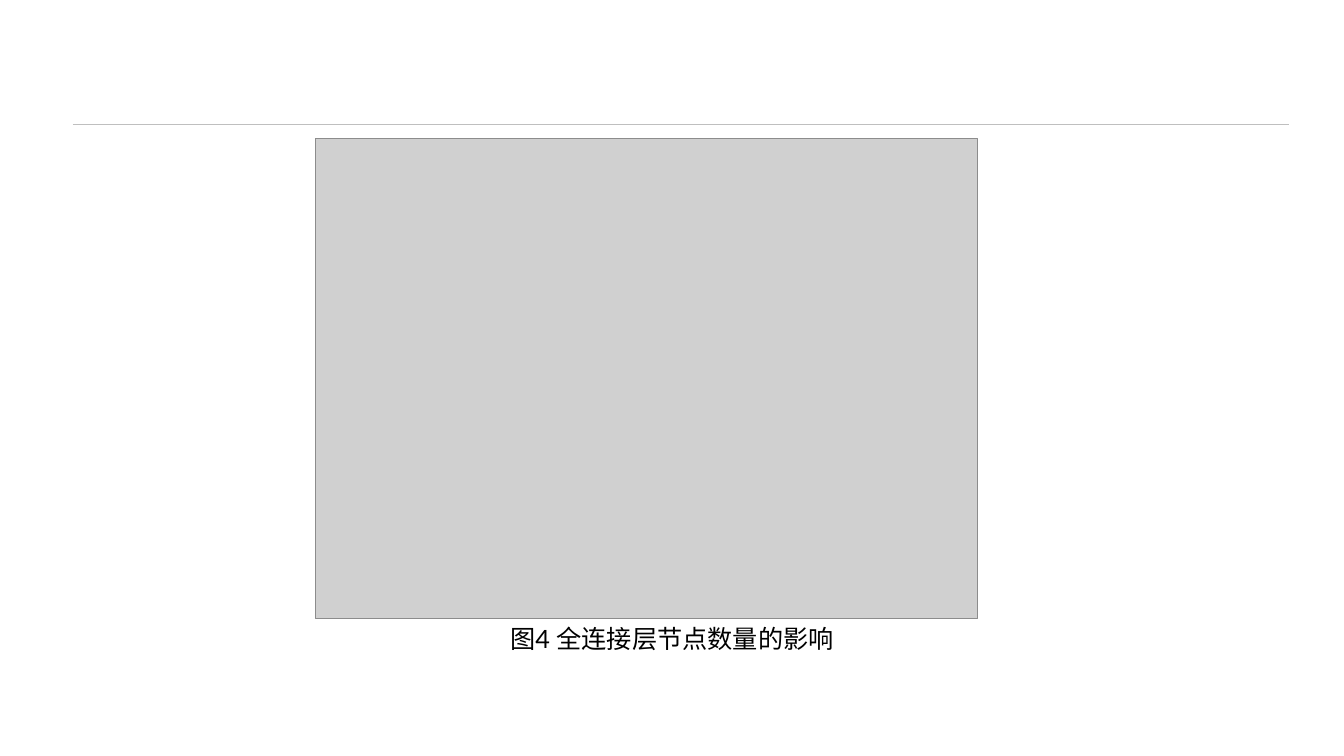
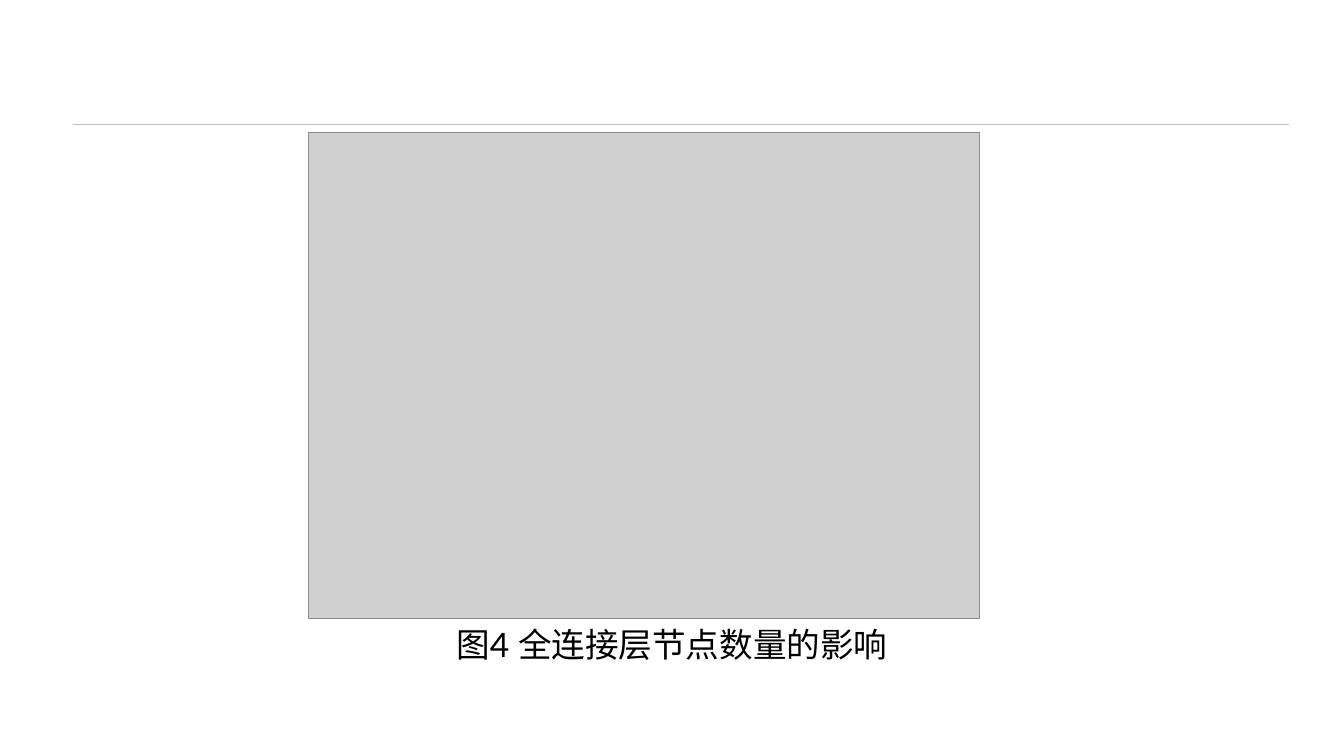
Before and after one commit to KiyoshiMu/Survival-Analysis-by-Breast-Cancer-Slides, a slide deck: slide 11 of data/pre.pptx (slide 9 before the commit). Drawn at 1344x756 pixels with LibreOffice and Linux fonts; fonts in the diff are those of the drawing; grey boxes stand for pictures; background and template pictures are left out. Boxes give left, top, right and bottom in pixels: in the first picture for what was removed or moved away, otherwise in the second. Text is boxed around its words. In the diff, an @@ line names an element or a change of style, - is before the commit and + after.

```diff
--- a/data/pre.pptx
+++ b/data/pre.pptx
@@ picture: place and size @@
-picture at (316, 138, 979, 619)
+picture at (309, 132, 980, 619)
@@ text "图4 全连接层节点数量的影响" at (456, 628, 888, 660): size 18 to 24 pt @@
```
Also in this commit, not shown: 11 other slides changed, 3 slides added.
